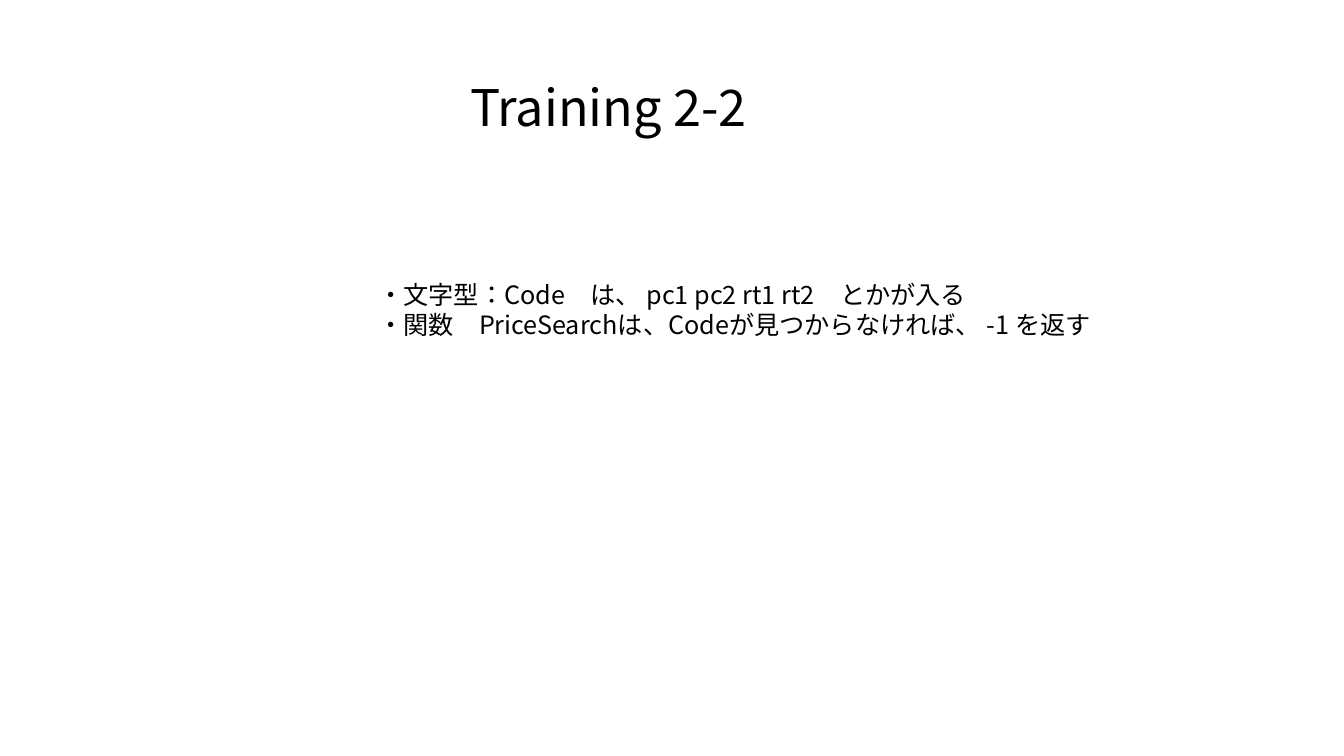
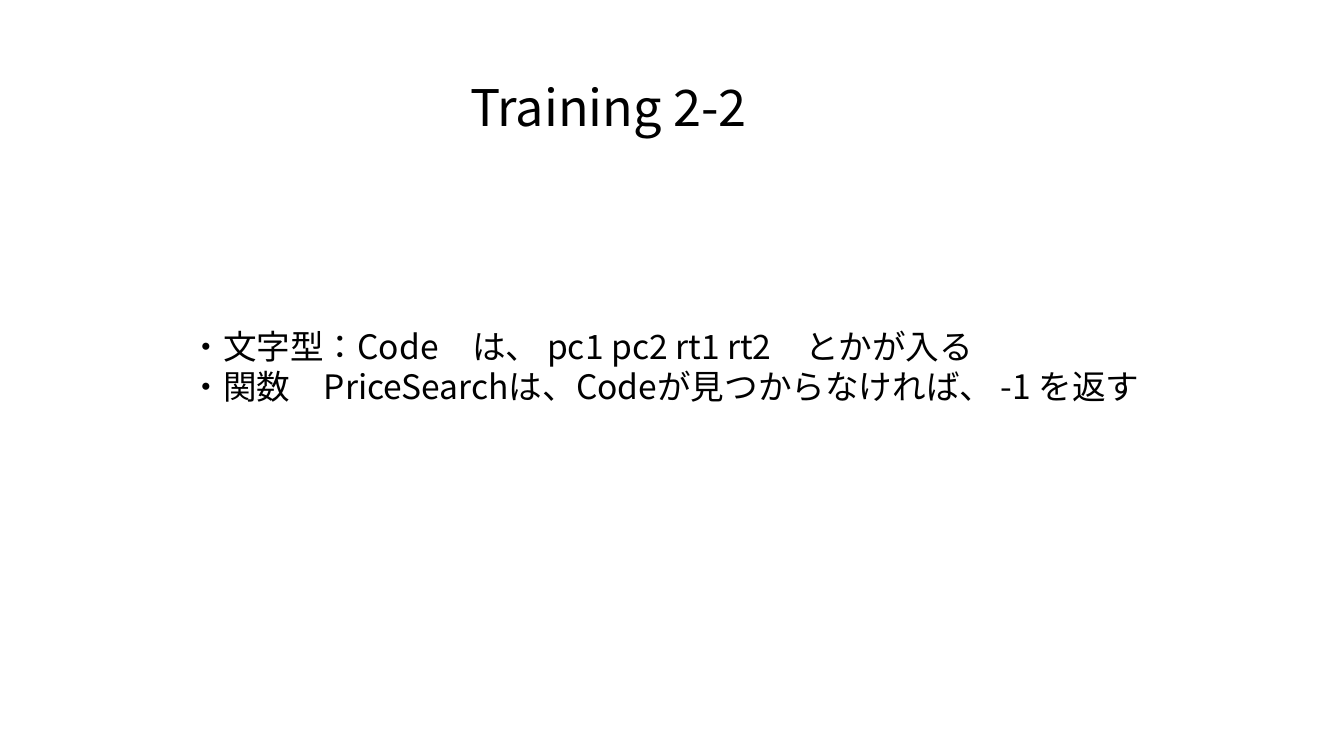
Before and after one commit to masakage/algorithm, a slide deck: slide 5 of docs/第10回探索アルゴリズム.pptx. Drawn at 1344x756 pixels with LibreOffice and Linux fonts; fonts in the diff are those of the drawing. Boxes give left, top, right and bottom in pixels: in the first picture for what was removed or moved away, otherwise in the second. Text is boxed around its words. In the diff, an @@ line names an element or a change of style, - is before the commit and + after.

```diff
--- a/docs/第10回探索アルゴリズム.pptx
+++ b/docs/第10回探索アルゴリズム.pptx
@@ text "・文字型：Code は、 pc1 pc2 rt1 ...": place and size @@
-text "・文字型：Code は、 pc1 pc2 rt1 ..." at (378, 282, 1091, 336)
+text "・文字型：Code は、 pc1 pc2 rt1 ..." at (189, 330, 1140, 402)
@@ text "・文字型：Code は、 pc1 pc2 rt1 ..." at (189, 330, 1140, 402): size 18 to 24 pt @@
```
Also in this commit, not shown: 2 other slides changed, 1 other file.
